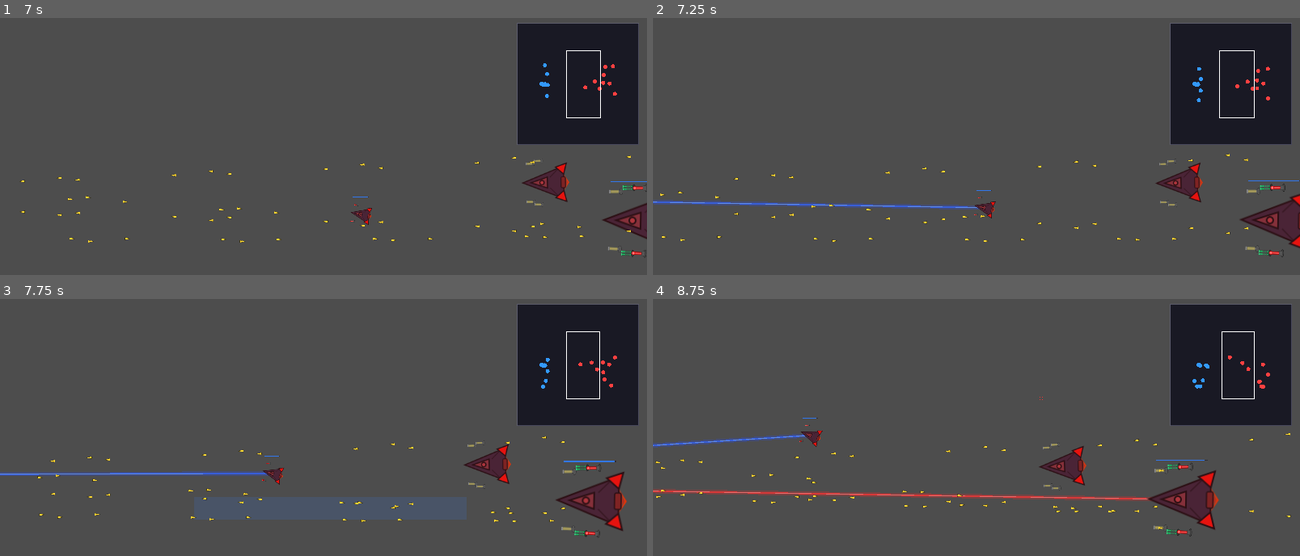
Above: before the commit, frames 1-4 (two rows, left to right).
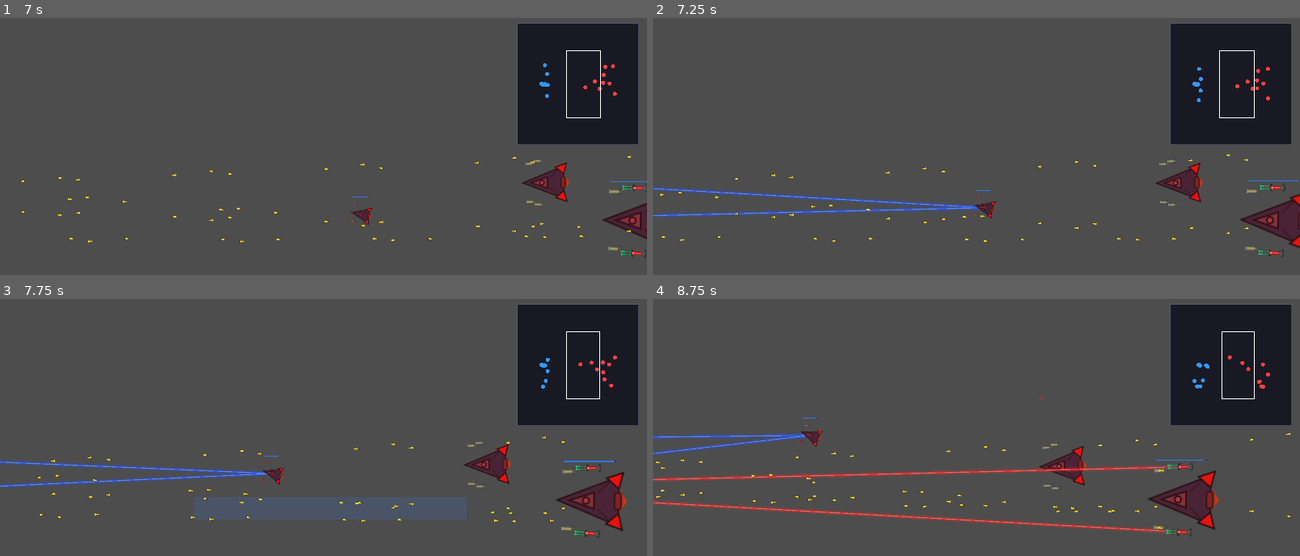
Above: after the commit, the same moments.

Repository: ZhanXuzhao/SpaceRTS
Game: Godot game, scene res://scenes/main.tscn
Same seed, same stepped clock (60 frames per second), same inputs: the game is played once before the commit and once after it.
Inputs (mouse positions are in pixels of both pictures, inside the frame that each line leads up to):
- Up to frame 1 (7 s): tap Enter at 0.5 s; move the mouse to (465, 179) at 0.52 s; hold W 0.53-1.25 s; tap R at 0.6 s; click (465, 179) at 0.67 s; drag from (194, 215) to (291, 269) at 1.27 s; move the mouse to (388, 118) at 2.02 s; hold W 2.03-2.75 s; tap H at 2.1 s; drag from (291, 269) to (129, 143) at 2.77 s; move the mouse to (517, 251) at 3.52 s; hold A 3.53-4.25 s; tap G at 3.6 s; drag from (129, 143) to (226, 105) at 4.27 s; move the mouse to (355, 197) at 5.02 s; hold A 5.03-5.75 s; tap X at 5.1 s; click (355, 197) at 5.17 s; drag from (226, 105) to (278, 233) at 5.77 s; move the mouse to (465, 179) at 6.52 s; hold W from 6.53 s (still down); tap V at 6.6 s
- Up to frame 2 (7.25 s): keep holding W
- Up to frame 3 (7.75 s): release W at 7.25 s; drag from (194, 496) to (465, 520) at 7.27 s
- Up to frame 4 (8.75 s): move the mouse to (1041, 399) at 8.02 s; hold A from 8.03 s (still down); tap 0 at 8.1 s

Frame 1 is identical in both runs. In frame 2, 2.2% of the frame differs, in the area x 0-51%, y 65-78%; in frame 3, 1.7%; in frame 4, 4.9%, in the area x 0-83%, y 52-92%.

Commit message:
fix: laser and PD beams originate from weapon slot positions
- Laser loop uses slot index to compute per-weapon start position

- PD loop iterates slots and draws beam from each PD turret

- Both use _slot_offsets_scaled[i].rotated(_body.rotation) for correct local start

Diff:
--- a/scripts/unit.gd
+++ b/scripts/unit.gd
@@ -861,49 +861,45 @@
 		# 指向目标中心的连线
 		draw_line(Vector2.ZERO, center, Color(0.2, 1.0, 0.5, 0.1), 1.0)
 
-	# 激光持续射线（有敌方目标且在激光射程内时一直显示）
-	if is_instance_valid(_current_target) and _current_target.team != team:
-		var has_laser := false
-		for w in _slot_weapons:
-			if w != null and w.weapon_type == Weapon.WeaponType.LASER:
-				has_laser = true
-				break
-		if has_laser and _laser_cycle_timer > 0:
-			var dist = global_position.distance_to(_current_target.global_position)
-			var laser_range = 0.0
-			for w in _slot_weapons:
-				if w != null and w.weapon_type == Weapon.WeaponType.LASER:
-					laser_range = w.range * _weapon_range_mult
-					break
-			if dist <= laser_range:
+	# 激光持续射线（从每个激光炮台指向目标）
+	if is_instance_valid(_current_target) and _current_target.team != team and _laser_cycle_timer > 0:
+		var dist = global_position.distance_to(_current_target.global_position)
+		var lc1: Color
+		var lc2: Color
+		var lc3: Color
+		if team == Team.BLUE:
+			lc1 = Color(0.15, 0.3, 1.0, 0.25)
+			lc2 = Color(0.2, 0.4, 1.0, 0.7)
+			lc3 = Color(0.6, 0.8, 1.0, 0.4)
+		else:
+			lc1 = Color(1.0, 0.15, 0.15, 0.25)
+			lc2 = Color(1.0, 0.2, 0.2, 0.7)
+			lc3 = Color(1.0, 0.7, 0.7, 0.4)
+		for i in range(slot_count):
+			var w = _slot_weapons[i]
+			if w != null and w.weapon_type == Weapon.WeaponType.LASER and dist <= w.range * _weapon_range_mult:
+				var start = _slot_offsets_scaled[i].rotated(_body.rotation)
 				var end = _current_target.global_position - global_position
-				var lc1: Color
-				var lc2: Color
-				var lc3: Color
-				if team == Team.BLUE:
-					lc1 = Color(0.15, 0.3, 1.0, 0.25)
-					lc2 = Color(0.2, 0.4, 1.0, 0.7)
-					lc3 = Color(0.6, 0.8, 1.0, 0.4)
-				else:
-					lc1 = Color(1.0, 0.15, 0.15, 0.25)
-					lc2 = Color(1.0, 0.2, 0.2, 0.7)
-					lc3 = Color(1.0, 0.7, 0.7, 0.4)
 				# 外层光晕
-				draw_line(Vector2.ZERO, end, lc1, 18.0)
+				draw_line(start, end, lc1, 18.0)
 				# 主光束
-				draw_line(Vector2.ZERO, end, lc2, 6.0)
+				draw_line(start, end, lc2, 6.0)
 				# 核心亮线
-				draw_line(Vector2.ZERO, end, lc3, 2.4)
-
-	# PD 持续弹道（有目标时一直显示）
+				draw_line(start, end, lc3, 2.4)
+
+	# PD 持续弹道（从每个 PD 炮台指向目标弹体）
 	if _pd_has_target:
 		var end = _pd_target_pos - global_position
-		# 外层光晕
-		draw_line(Vector2.ZERO, end, Color(0.15, 0.8, 0.5, 0.25), 5.0)
-		# 主光束
-		draw_line(Vector2.ZERO, end, Color(0.2, 1.0, 0.7, 0.6), 2.0)
-		# 核心亮线
-		draw_line(Vector2.ZERO, end, Color(0.5, 1.0, 0.8, 0.4), 0.8)
+		for i in range(slot_count):
+			var w = _slot_weapons[i]
+			if w != null and w.weapon_type == Weapon.WeaponType.PD:
+				var start = _slot_offsets_scaled[i].rotated(_body.rotation)
+				# 外层光晕
+				draw_line(start, end, Color(0.15, 0.8, 0.5, 0.25), 5.0)
+				# 主光束
+				draw_line(start, end, Color(0.2, 1.0, 0.7, 0.6), 2.0)
+				# 核心亮线
+				draw_line(start, end, Color(0.5, 1.0, 0.8, 0.4), 0.8)
 
 	# ---- 护盾条 & 结构条 ----
 	var bar_width = 64.0 * _size_mult
